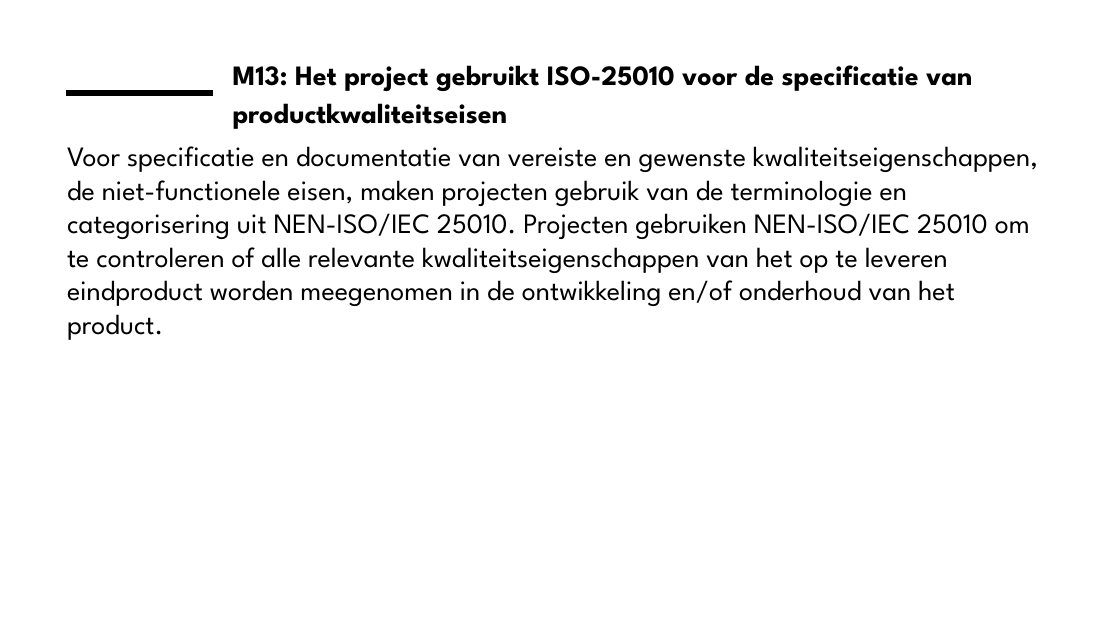
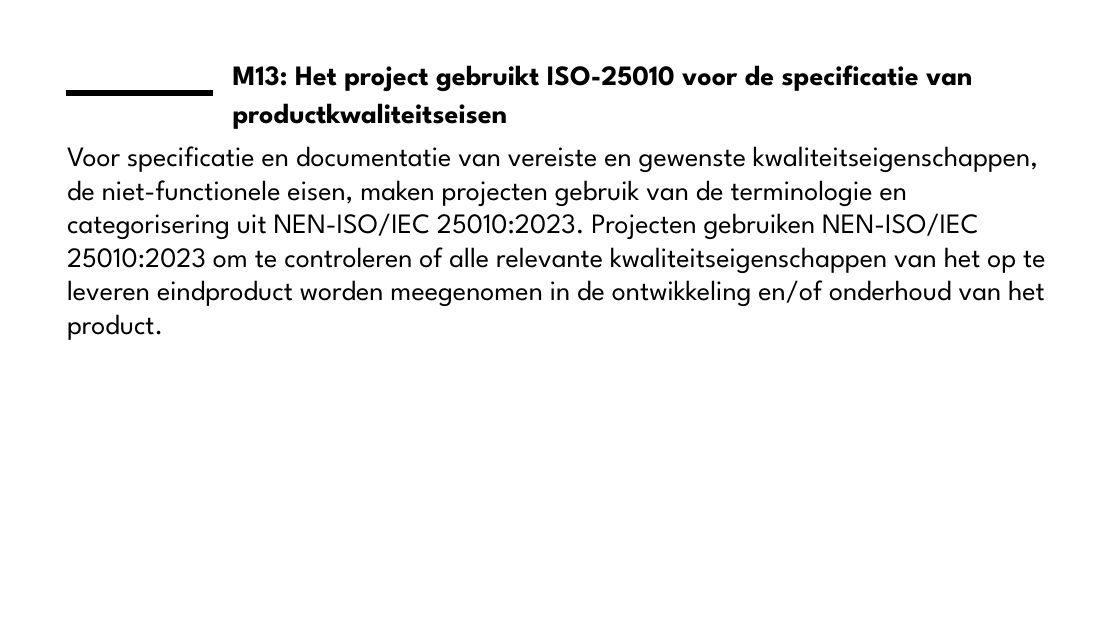
Before and after one commit to ICTU/Kwaliteitsaanpak, a slide deck: slide 10 of docs/wip/ICTU-Kwaliteitsaanpak.pptx. Drawn at 1120x630 pixels with LibreOffice and Linux fonts; fonts in the diff are those of the drawing; background and template pictures are left out. Boxes give left, top, right and bottom in pixels: in the first picture for what was removed or moved away, otherwise in the second. Text is boxed around its words. In the diff, an @@ line names an element or a change of style, - is before the commit and + after.

```diff
--- a/docs/wip/ICTU-Kwaliteitsaanpak.pptx
+++ b/docs/wip/ICTU-Kwaliteitsaanpak.pptx
@@ text at [67, 146, 1045, 340]: text changed @@
-Voor specificatie en documentatie van vereiste en gewenste kwaliteitseigenschappen, de niet-functionele eisen, maken projecten gebruik van de terminologie en categorisering uit NEN-ISO/IEC 25010. Projecten gebruiken NEN-ISO/IEC 25010 om te controleren of alle relevante kwaliteitseigenschappen van het op te leveren eindproduct worden meegenomen in de ontwikkeling en/of onderhoud van het product.
+Voor specificatie en documentatie van vereiste en gewenste kwaliteitseigenschappen, de niet-functionele eisen, maken projecten gebruik van de terminologie en categorisering uit NEN-ISO/IEC 25010:2023. Projecten gebruiken NEN-ISO/IEC 25010:2023 om te controleren of alle relevante kwaliteitseigenschappen van het op te leveren eindproduct worden meegenomen in de ontwikkeling en/of onderhoud van het product.
```
Also in this commit, not shown: 1 other slide changed, 31 other files.
